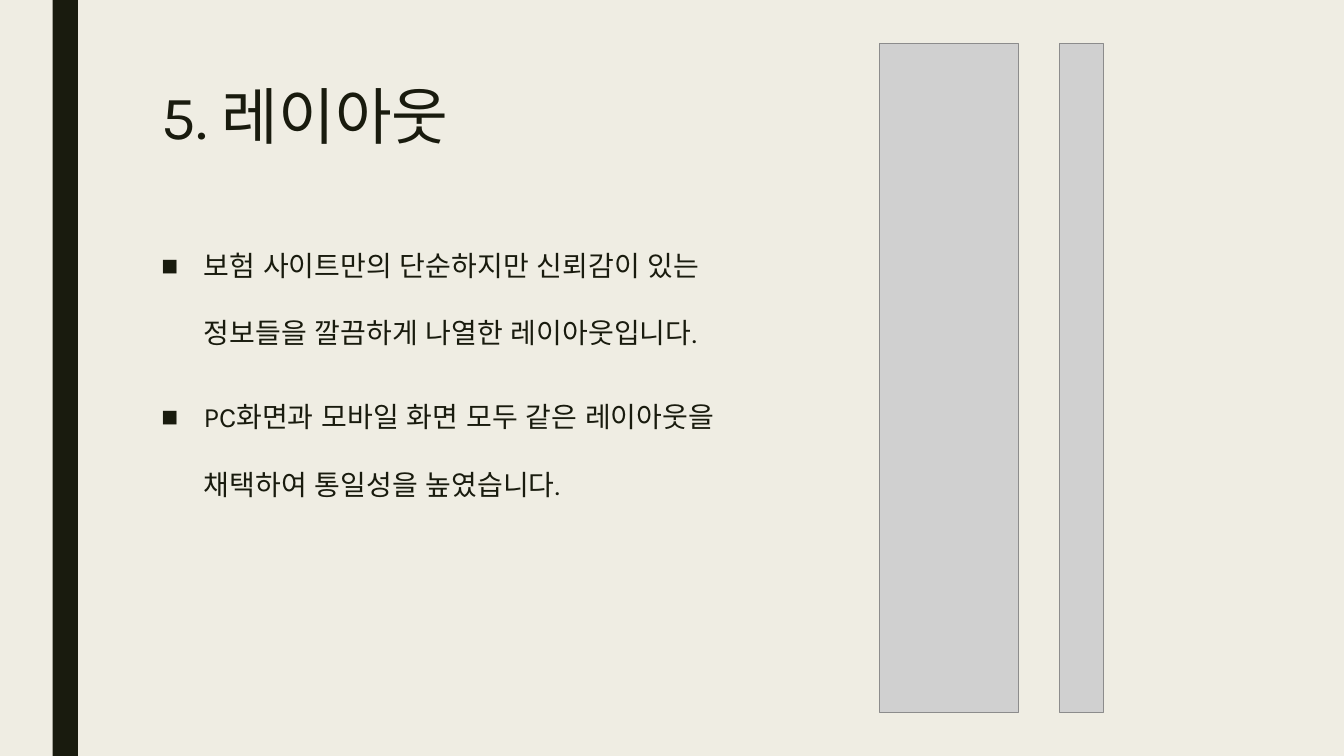
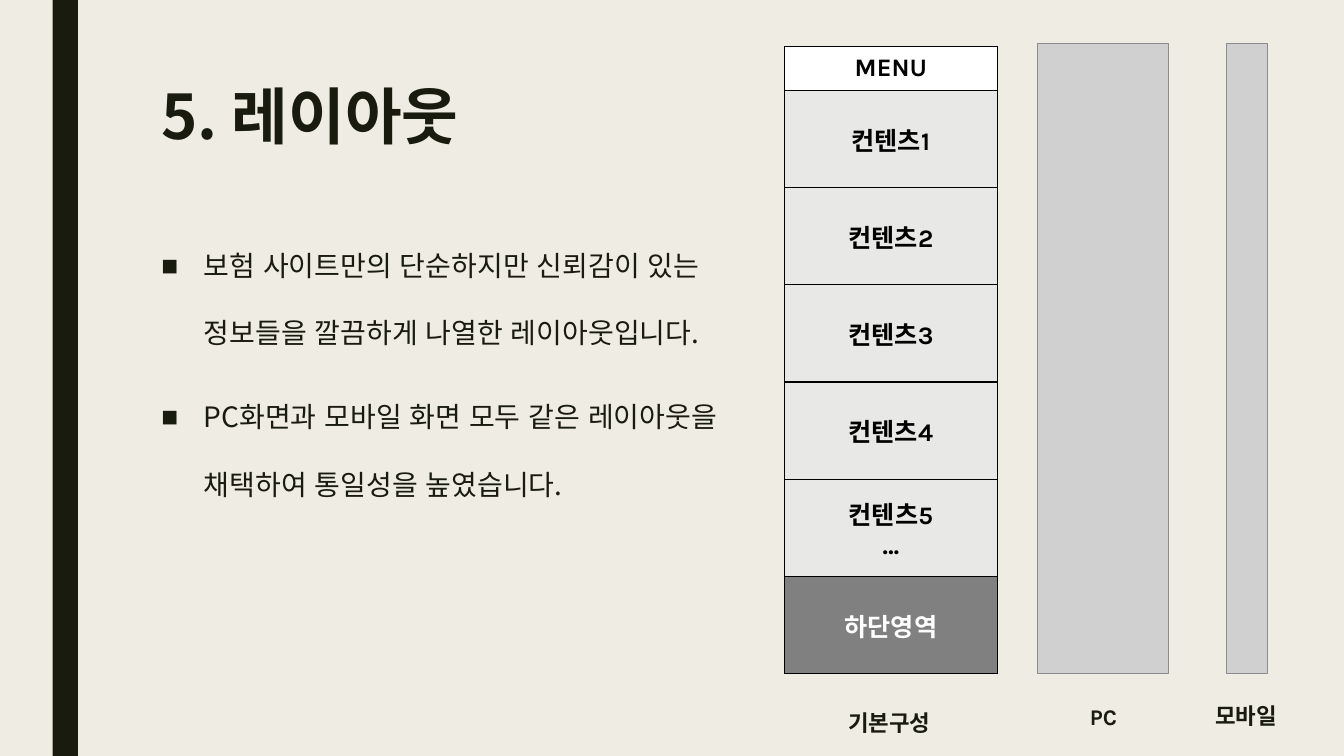
Before and after one commit to JKM0722/JKM_exec01, a slide deck: slide 7 of 001/가이드문서/Assuretee.pptx. Drawn at 1344x756 pixels with LibreOffice and Linux fonts; fonts in the diff are those of the drawing; grey boxes stand for pictures. Boxes give left, top, right and bottom in pixels: in the first picture for what was removed or moved away, otherwise in the second. Text is boxed around its words. In the diff, an @@ line names an element or a change of style, - is before the commit and + after.

```diff
--- a/001/가이드문서/Assuretee.pptx
+++ b/001/가이드문서/Assuretee.pptx
@@ table added at [784,46,997,674], 7 rows, 1 columns @@
+MENU
+컨텐츠1
+컨텐츠2
+컨텐츠3
+컨텐츠4
+컨텐츠5 / …
+하단영역
@@ picture: place and size @@
-picture at [880,43,1019,712]
+picture at [1037,43,1169,674]
@@ picture: place and size @@
-picture at [1060,43,1103,712]
+picture at [1227,43,1268,674]
@@ title "5. 레이아웃" at [161,87,459,145]: font Karla to Noto Sans CJK KR, bold on @@
@@ text "보험 사이트만의 단순하지만 신뢰감이 있는 ..." at [204,252,717,498]: font Karla to Noto Sans CJK KR @@
@@ text added at [848,712,930,733], 16 pt, text #191B0E, bold @@
+기본구성
@@ text added at [1090,710,1117,726], 16 pt, text #191B0E, bold @@
+PC
@@ text added at [1215,705,1277,726], 16 pt, text #191B0E, bold @@
+모바일
```
Also in this commit, not shown: 5 other slides changed, 1 other file.
